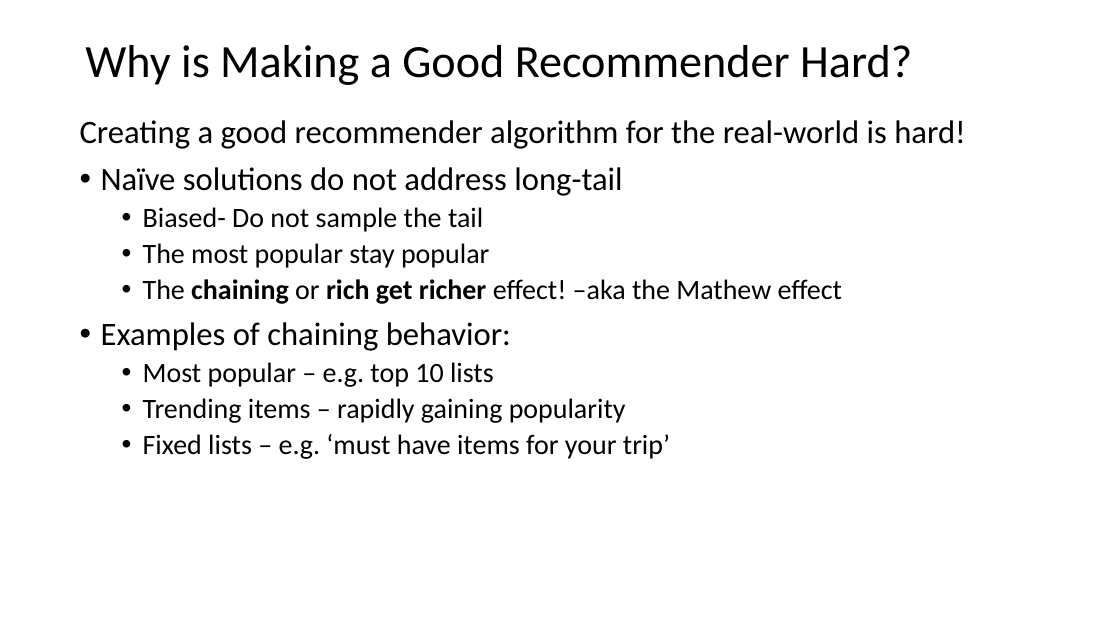
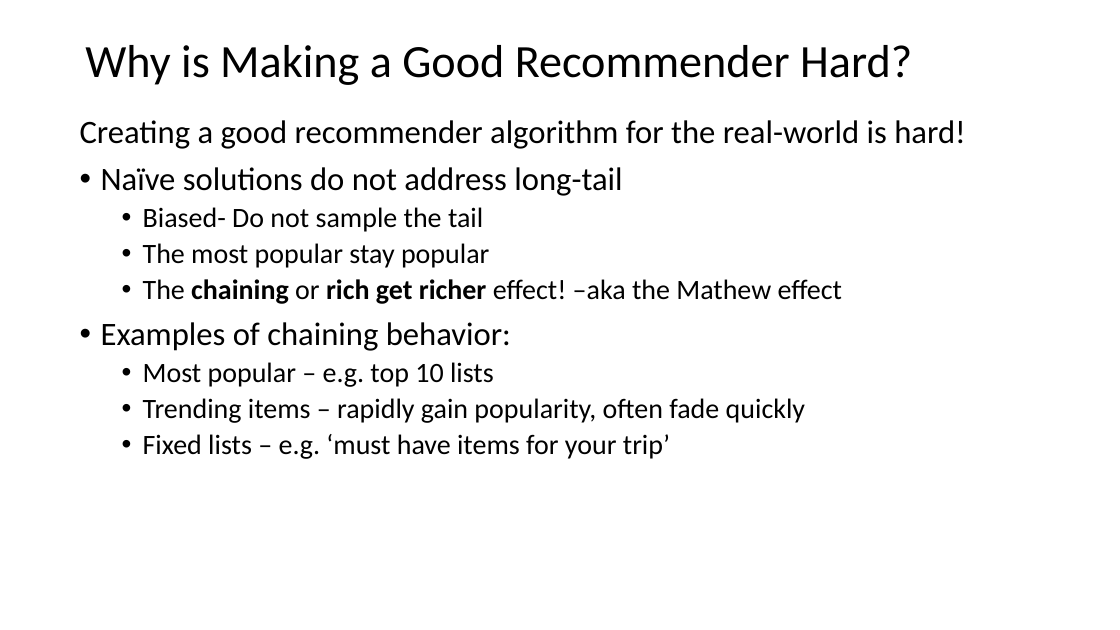
Before and after one commit to StephenElston/CSCI-E-108, a slide deck: slide 11 of slides/7_RecommenderSystems.pptx. Drawn at 1120x630 pixels with LibreOffice and Linux fonts; fonts in the diff are those of the drawing. Boxes give left, top, right and bottom in pixels: in the first picture for what was removed or moved away, otherwise in the second. Text is boxed around its words. In the diff, an @@ line names an element or a change of style, - is before the commit and + after.

```diff
--- a/slides/7_RecommenderSystems.pptx
+++ b/slides/7_RecommenderSystems.pptx
@@ text at [143,398,805,423]: text changed @@
-  • Trending items – rapidly gaining popularity
+  • Trending items – rapidly gain popularity, often fade quickly
```
Also in this commit, not shown: 9 other slides changed, 1 slide added.
